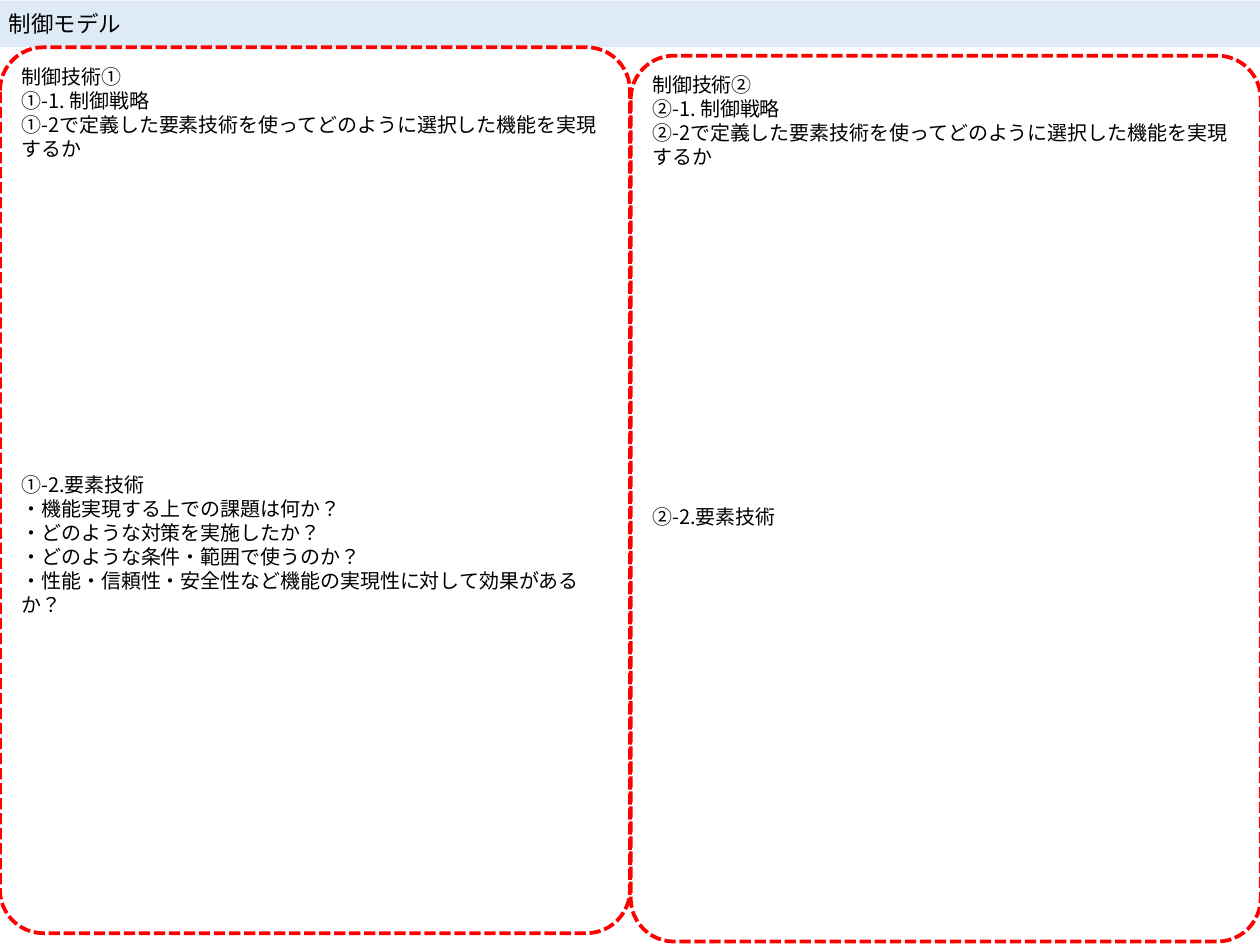
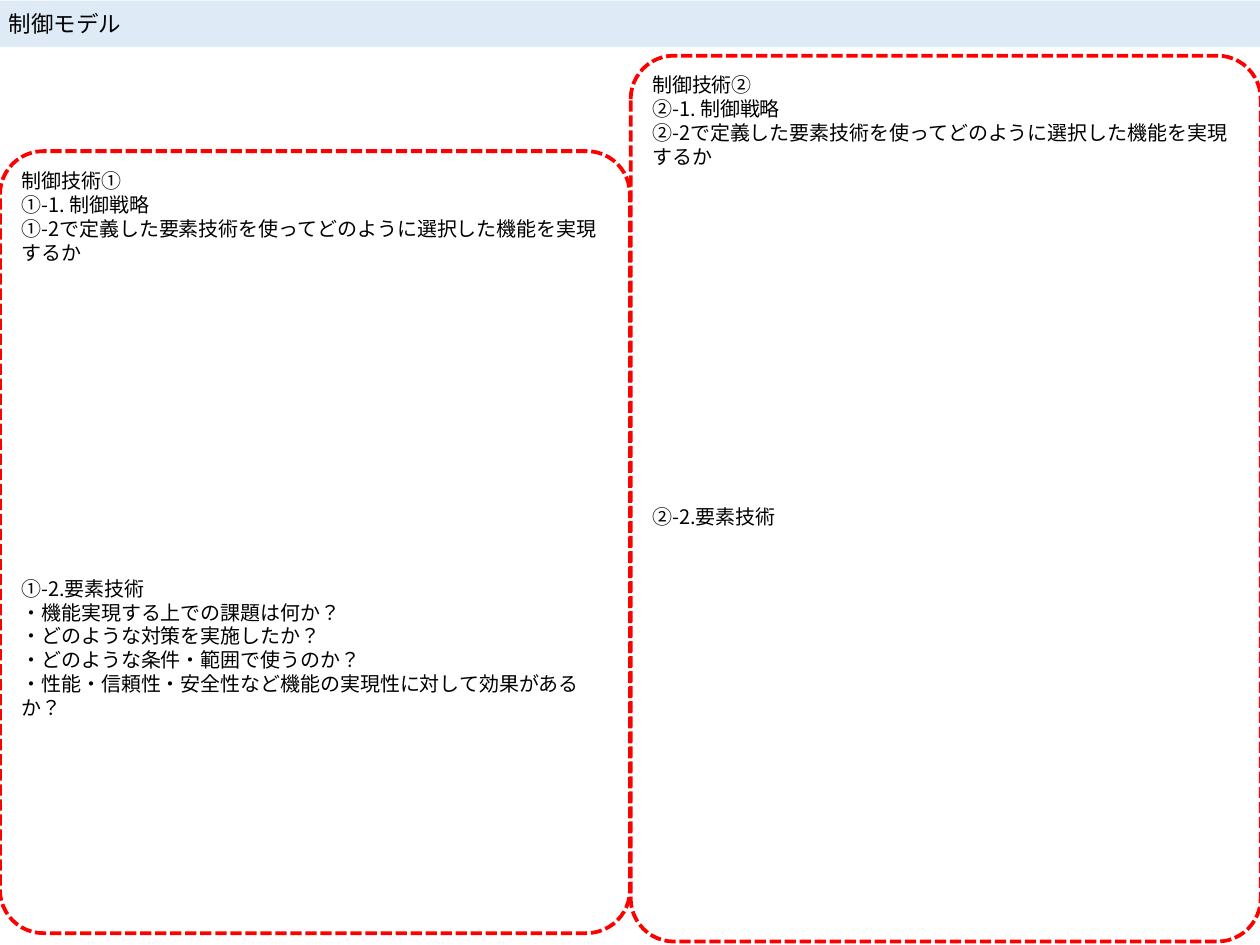
Before and after one commit to McRobo2019/ET_Robo_2019, a slide deck: slide 7 of Specification/hirojiren_model_file_advanced.pptx (slide 6 before the commit). Drawn at 1260x945 pixels with LibreOffice and Linux fonts; fonts in the diff are those of the drawing. Boxes give left, top, right and bottom in pixels: in the first picture for what was removed or moved away, otherwise in the second. Text is boxed around its words. In the diff, an @@ line names an element or a change of style, - is before the commit and + after.

```diff
--- a/Specification/hirojiren_model_file_advanced.pptx
+++ b/Specification/hirojiren_model_file_advanced.pptx
@@ rounded rectangle "制御技術①" resized from (x1=0, y1=48, x2=630, y2=933) to (x1=0, y1=151, x2=630, y2=933) @@
```
Also in this commit, not shown: 1 slide added.
